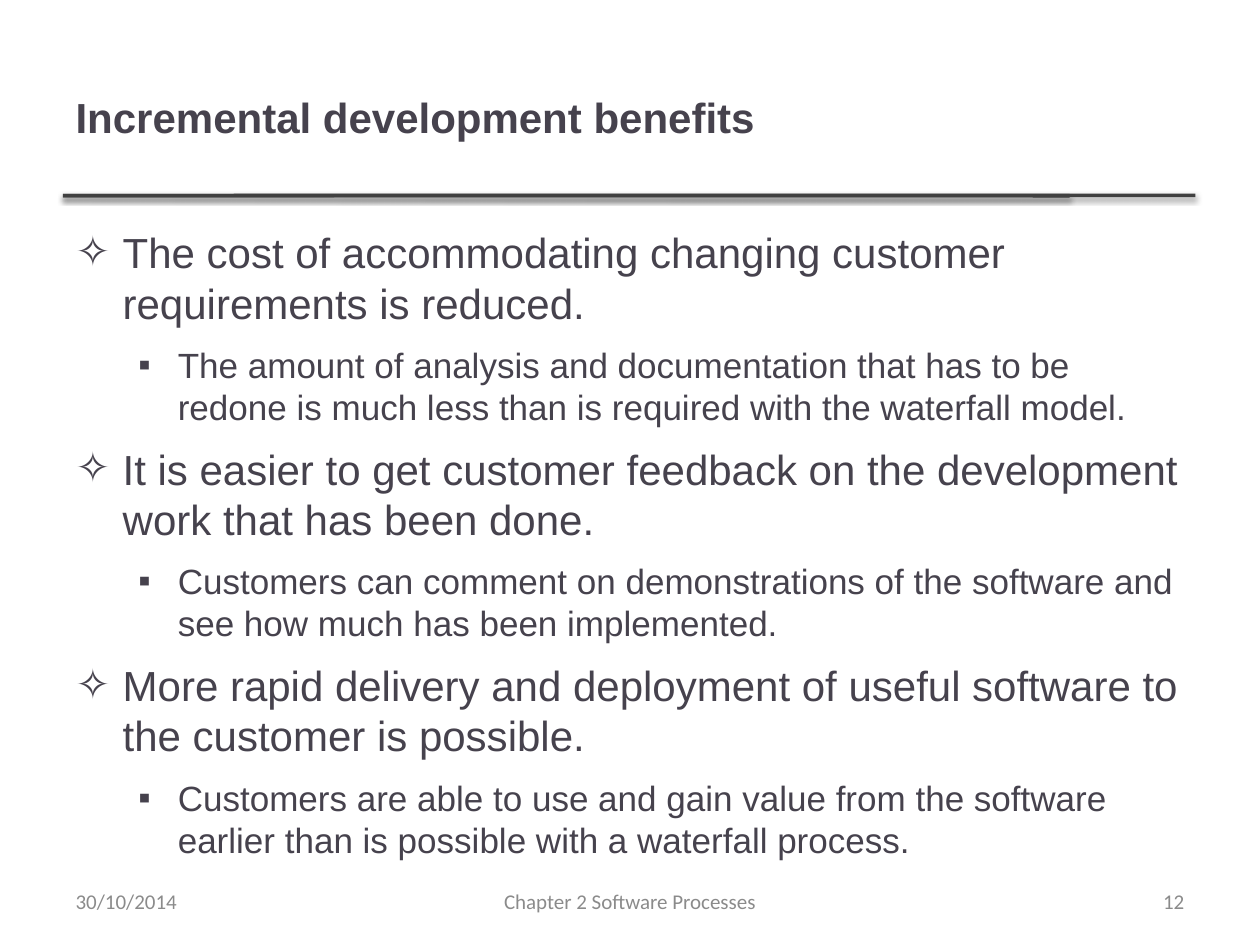
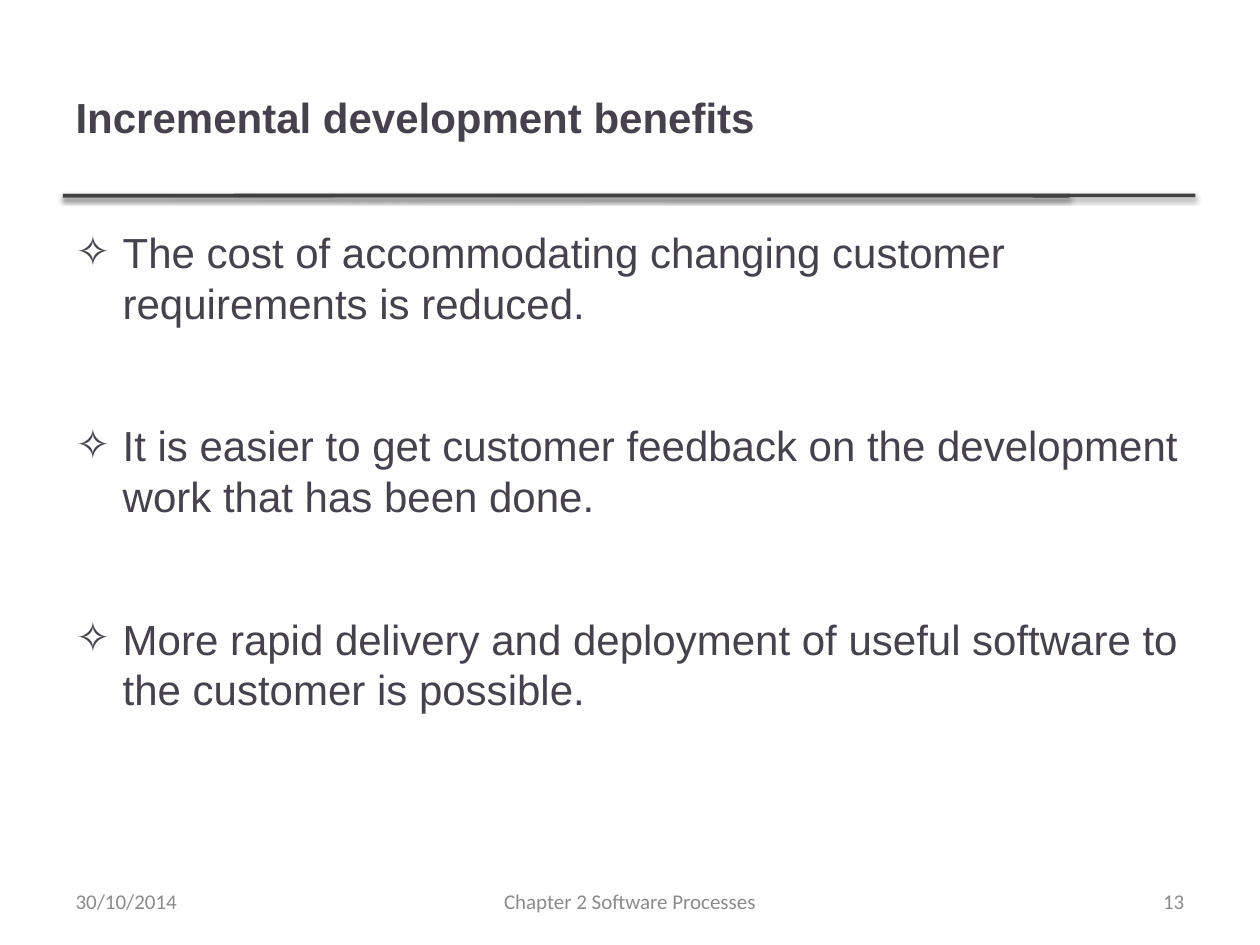
Before and after one commit to umairazfar/Software-Engineering, a slide deck: slide 13 of Slides/Ch2 SW Processes.pptx (slide 12 before the commit). Drawn at 1260x945 pixels with LibreOffice and Linux fonts; fonts in the diff are those of the drawing; background and template pictures are left out. Boxes give left, top, right and bottom in pixels: in the first picture for what was removed or moved away, otherwise in the second. Text is boxed around its words. In the diff, an @@ line names an element or a change of style, - is before the commit and + after.

```diff
--- a/Slides/Ch2 SW Processes.pptx
+++ b/Slides/Ch2 SW Processes.pptx
@@ text at bbox=[178, 352, 1126, 427]: paragraph removed @@
-  ▪ The amount of analysis and documentation that has to be redone is much less than is required with the waterfall model.
@@ text at bbox=[178, 568, 1172, 643]: paragraph removed @@
-  ▪ Customers can comment on demonstrations of the software and see how much has been implemented.
@@ text at bbox=[178, 785, 1106, 859]: paragraph removed @@
-  ▪ Customers are able to use and gain value from the software earlier than is possible with a waterfall process.
@@ page number at bbox=[1163, 895, 1184, 909]: text changed @@
-12
+13
```
Also in this commit, not shown: 8 other slides changed, 7 slides removed, 31 other files.
